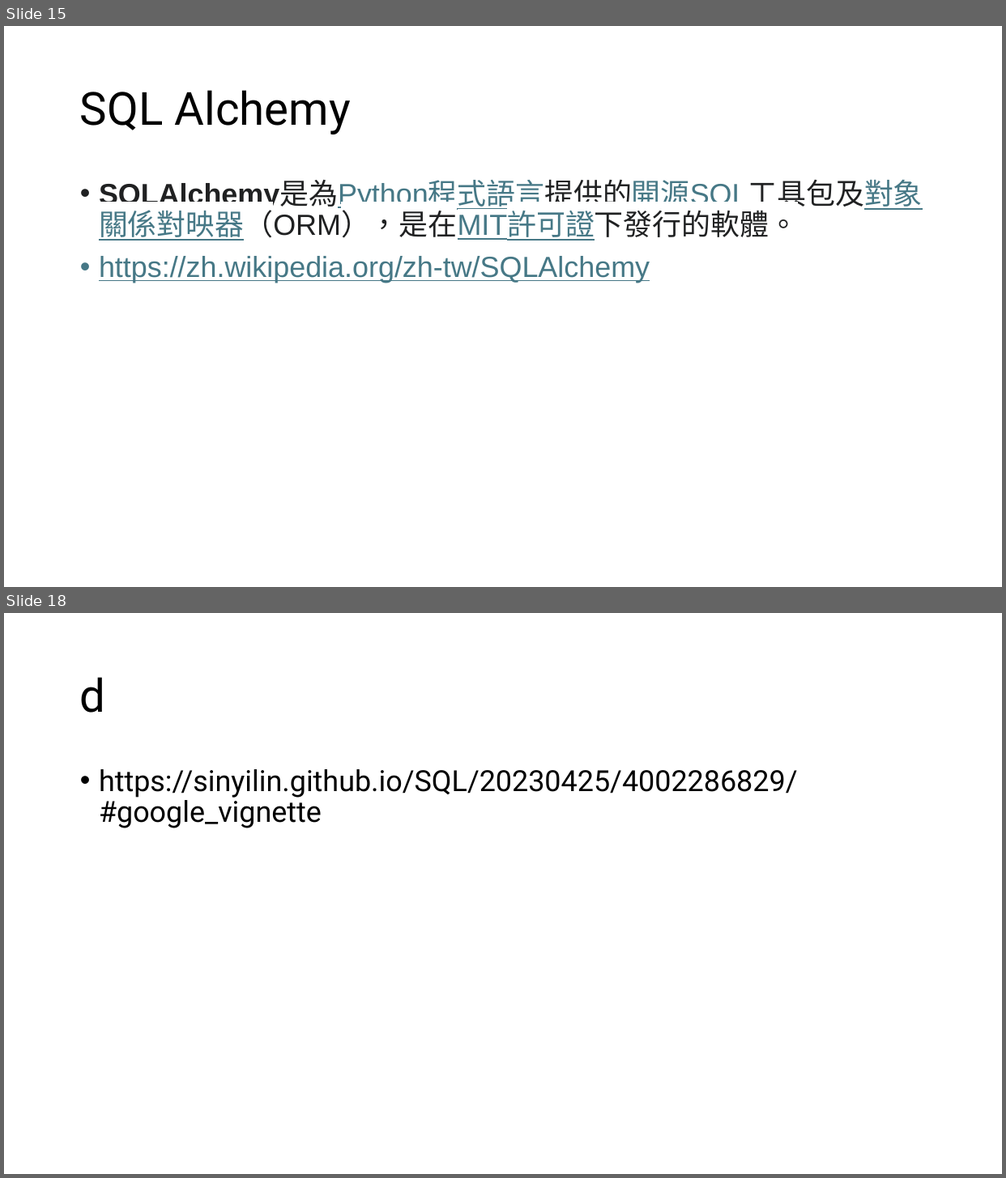
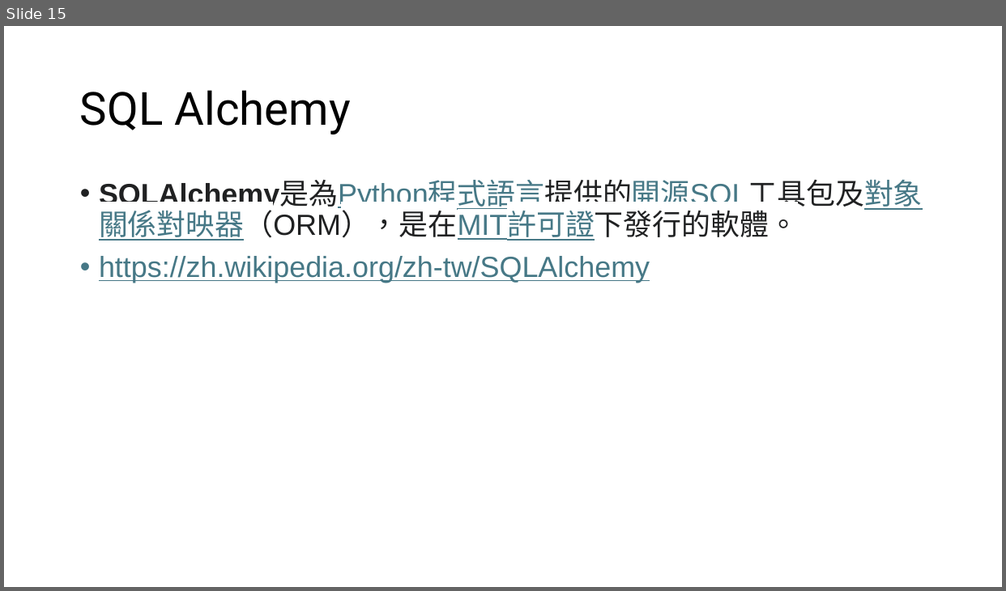
Before and after one commit to frankpeng1218/Python_learning, a slide deck: multipass_ubuntu_installation/ubuntu_installation.pptx. Shown one above the other, each under a label of ours: slides 15 and 18 before the commit, slide 15 after it; the slides between them are not shown. The pictures are 1006x1178 and 1006x591 pixels, drawn with LibreOffice and Linux fonts; fonts in the diff are those of the drawing. Boxes give left, top, right and bottom in pixels: in the first picture for what was removed or moved away, otherwise in the second. Text is boxed around its words. In the diff, an @@ line names an element or a change of style, - is before the commit and + after.

```diff
--- a/multipass_ubuntu_installation/ubuntu_installation.pptx
+++ b/multipass_ubuntu_installation/ubuntu_installation.pptx
@@ slide 18 removed at (x1=4, y1=613, x2=1002, y2=1174), background #FFFFFF @@
@@ title removed at (x1=80, y1=677, x2=106, y2=713) @@
-d
@@ text removed at (x1=99, y1=769, x2=798, y2=828) @@
-• https://sinyilin.github.io/SQL/20230425/4002286829/#google_vignette
```
Also in this commit, not shown: 5 slides added, 2 other slides removed, 8 other files.
